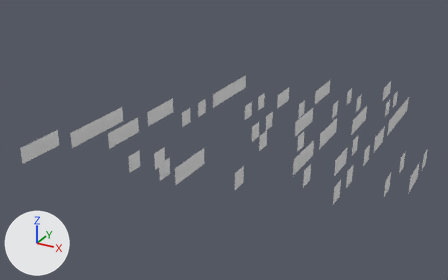
One commit to the OBJ model FinalProject/models/Wall/WallWest.obj: the scene before it, then after it.
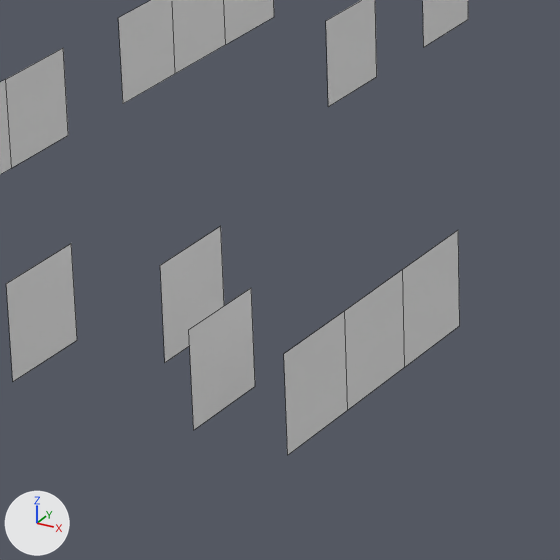
The first picture shows the older version from a camera (50 mm lens) standing at (19.8, -35.8, 15.4) and looking at (2.4, -4.1, -0.4). The close-ups show both versions on the part from 28% to 49% of the width and 39% to 72% of the height of that picture; other places that the commit changed are outside them. Lighting does not change. The marker at lower left points along +X, +Y and +Z. The close-ups show mesh edges as thin lines. Where no turn or scale is listed for an object, it has been applied to the vertices. Vertices at the same position are counted once.

Script lines for the objects in view, before the commit:
```python
me_wallw_plane_684 = bpy.data.meshes.new('WallW_Plane.684')
me_wallw_plane_684.from_pydata(...)  # 242 vertices, 78 faces; spans x -5.5..14.5, y -13.5..8.5, z 0.0..1.0
me_wallw_plane_684.materials.append(mat_material_003)  # white #e7e7e7
# before: 148 (3.5, -10.5, 0.0) at pixel (347, 410), 149 (3.5, -10.5, 1.0) at pixel (344, 310), 150 (3.5, -11.5, 0.0) at pixel (287, 455), 151 (3.5, -11.5, 1.0) at pixel (283, 353)
ob_wallw_plane_684 = bpy.data.objects.new('WallW_Plane.684', me_wallw_plane_684)
ob_wallw_plane_684.location = (0.0, 0.0, 0.0)
```
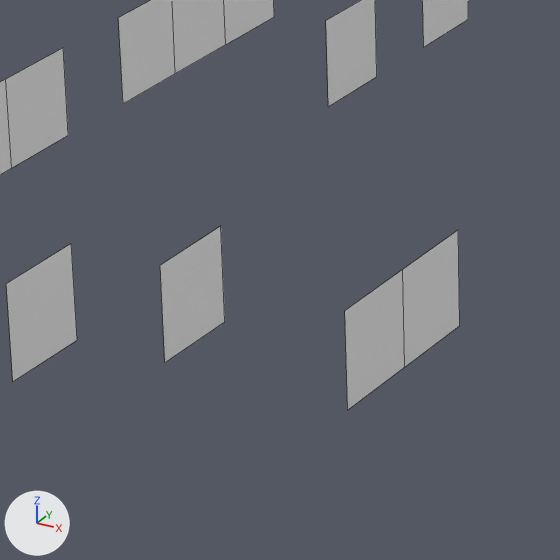
What differs and where, as boxes (x1, y1, x2, y2) in the close-ups (560 x 560 px):
```json
{"object": "WallW_Plane.684", "change": "reshaped", "before": [0, 0, 468, 455], "after": [0, 0, 468, 410]}
{"part": 1, "of": "me_wallw_plane_684", "change": "deleted", "before": [189, 288, 255, 430]}
{"part": 2, "of": "me_wallw_plane_684", "change": "deleted", "before": [284, 311, 348, 455]}
```

The change, as JSON lines over the scene's bpy script:
```json
{"block": "me_wallw_plane_684", "where": "me_wallw_plane_684.from_pydata(...)  # 242 vertices, 78 faces; spans x -5.5..14.5, y -13.5..8.5, z 0.0..1.0"}
{"block": "me_wallw_plane_684", "where": "# used by ob_wallw_plane_684; location = (0.0, 0.0, 0.0)"}
{"block": "me_wallw_plane_684", "where": "# verts and faces of me_wallw_plane_684; kept vertices keep their numbers, new ones are numbered from 242"}
{"block": "me_wallw_plane_684", "change": "me_wallw_plane_684 part 1: the loose piece of 4 vertices spanning x 2.5, y -11.5..-10.5, z 0.0..1.0 is deleted"}
{"block": "me_wallw_plane_684", "change": "me_wallw_plane_684 part 2"}
{"op": "add", "block": "me_wallw_plane_684", "code": "delete_vertices([150, 151])  # with the faces that use them"}
```
